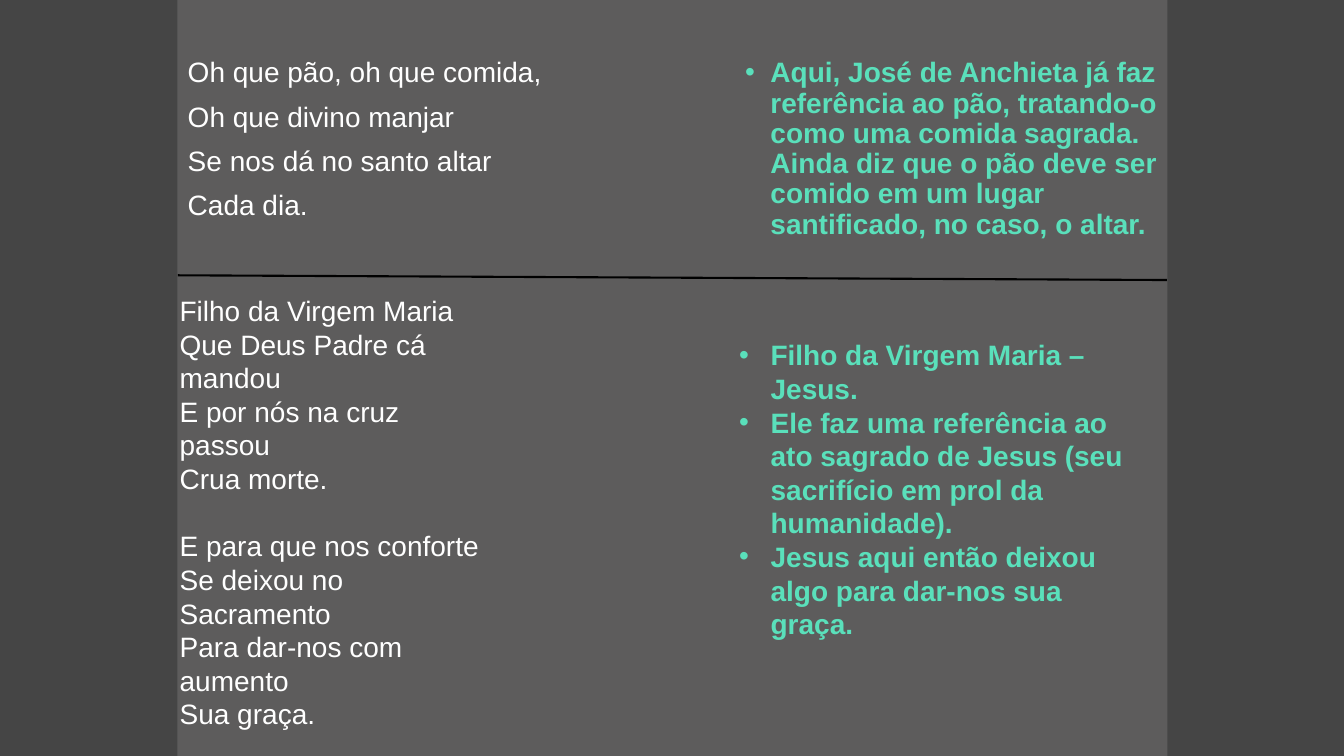
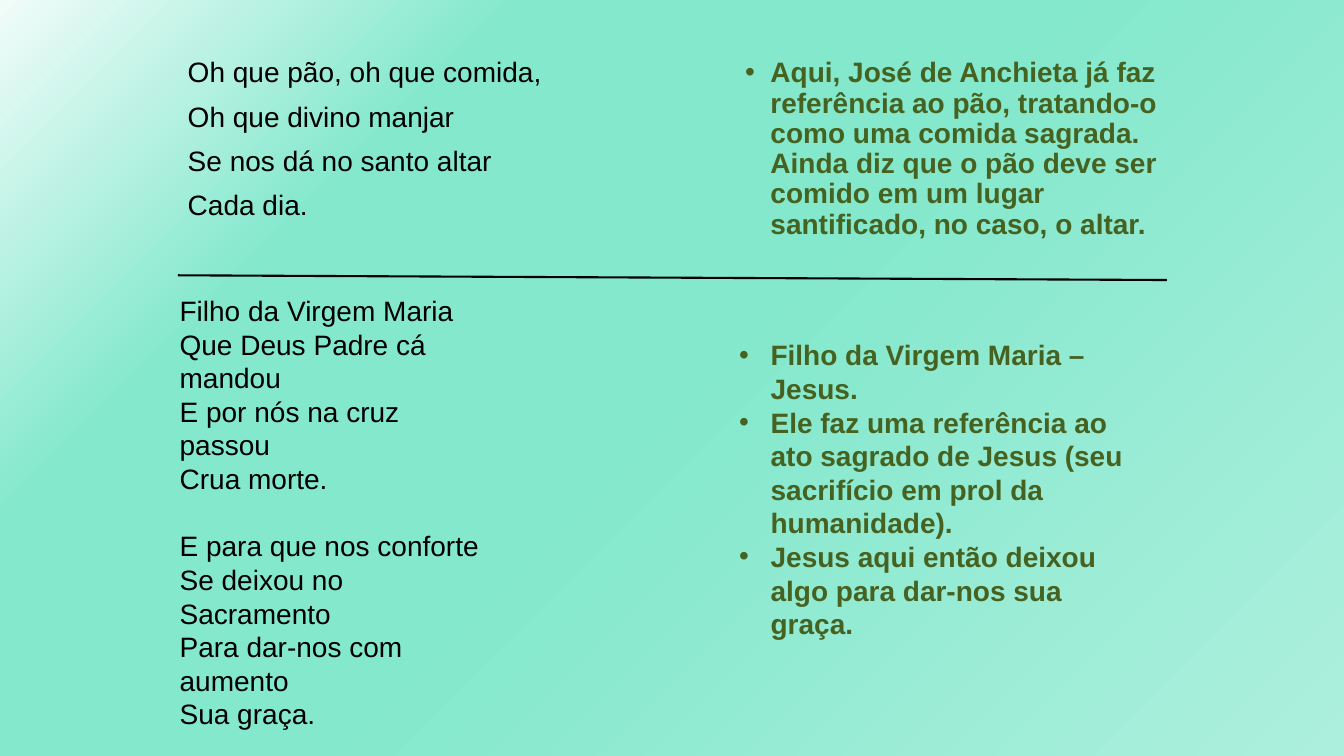
Before and after one commit to GabrielDSS0/ETEC-Coisas-Escolares, a slide deck: slide 2 of 1 etim ds 2022/LPL/Padre José de Anchieta - Poema/Ao Santíssimo Sacramento.pptx. Drawn at 1344x756 pixels with LibreOffice and Linux fonts; fonts in the diff are those of the drawing. Boxes give left, top, right and bottom in pixels: in the first picture for what was removed or moved away, otherwise in the second. Text is boxed around its words. In the diff, an @@ line names an element or a change of style, - is before the commit and + after.

```diff
--- a/1 etim ds 2022/LPL/Padre José de Anchieta - Poema/Ao Santíssimo Sacramento.pptx
+++ b/1 etim ds 2022/LPL/Padre José de Anchieta - Poema/Ao Santíssimo Sacramento.pptx
@@ background #454545 to gradient #F1FCF9 to #83E8CC to #ACEFDD @@
@@ rectangle removed at (x1=177, y1=0, x2=1168, y2=756) @@
@@ text "Oh que pão, oh que ..." at (x1=188, y1=61, x2=541, y2=216): text colour #FFFFFF to #000000 @@
@@ text "Aqui, José de Anchieta já ..." at (x1=770, y1=61, x2=1157, y2=239): text colour #5AE0BB to #466221 @@
@@ text "Filho da Virgem Maria" at (x1=180, y1=300, x2=478, y2=729): text colour #FFFFFF to #000000 @@
@@ text "Filho da Virgem Maria – ..." at (x1=771, y1=344, x2=1123, y2=639): text colour #5AE0BB to #466221 @@
```
Also in this commit, not shown: 13 other slides changed.
